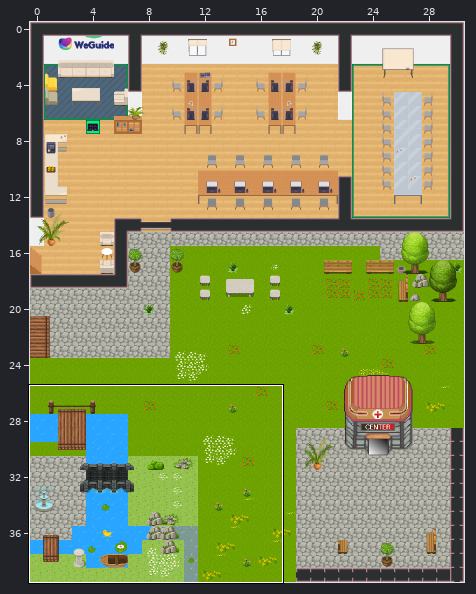
Tiled map (JSON), stored at office.tmj. Above: a wide view before the commit, with the close-up outlined.
Close-up. The starting point:
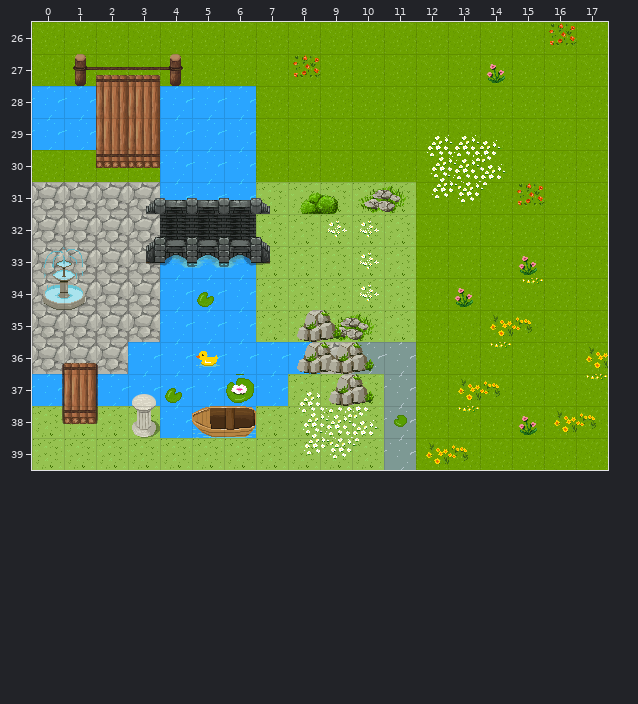
Cells are 32x32 px. Shown: x 0..17, y 26..39. The commit also changed other parts of the map, which this record leaves out.
New version:
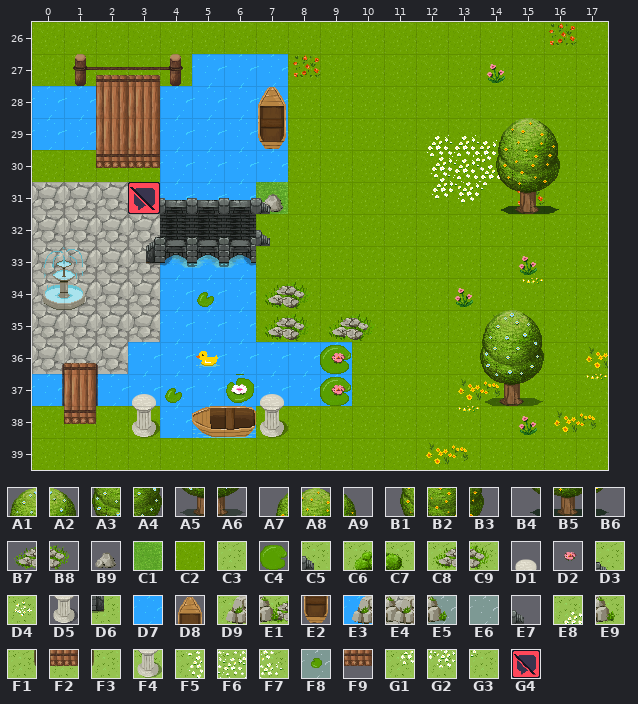
Key: from "WA_Exterior": A1 12, A2 13, A3 37, A4 38, A5 62, A6 63, A7 84, A8 85, A9 86, B1 109, B2 110, B3 111, B4 125, B5 135, B6 136, B7 475, B8 476, B9 480, C1 625, C2 626, C3 628, C4 631, C5 645, C6 646, C7 647, C8 648, C9 649, D1 655, D2 660, D3 670, D4 672, D5 680, D6 695, D7 717, D8 727, D9 746, E1 747, E2 752, E3 771, E4 772, E5 773, E6 774, E7 781, E8 796, E9 798, F1 813, F2 814, F3 815, F4 816, F5 821, F6 822, F7 823, F8 824, F9 833, G1 846, G2 847, G3 848; from "WA_User_Interface": G4 60.
__ is an empty cell, ## one hidden under a higher layer.
Change:
Layer "floor/floor1":
y 36: x 10 __ -> C2
y 37: x 10..11 __ __ -> C2 C2
Layer "floor/floor2":
y 31: x 7 ## -> C1
Layer "walls/walls1":
y 27: x 5..7 C2 C2 C2 -> D7 D7 D7
y 28..30: x 7 C2 -> D7
y 31: x 7..11 C5 C6 C7 C8 C9 -> B9 C2 C2 C2 C2
y 32: x 7..11 D3 C3 D4 D4 C3 -> C2 C2 C2 C2 C2
y 33: x 7..11 D6 C3 C3 D4 C3 -> C2 C2 C2 C2 C2
y 34: x 7..11 C3 C3 C3 D4 C3 -> C2 C2 C2 C2 C2
y 35: x 7..11 C3 D9 E1 C9 C3 -> C2 C2 C2 __ __
y 36: x 8..11 E3 E4 E5 E6 -> D7 D7 __ __
y 37: x 8..11 E8 D9 E9 E6 -> D7 D7 __ __
y 38: x 0..3 F1 F2 F3 F4 -> C2 C2 C2 C2; x 7..11 C3 F5 F6 F7 F8 -> C2 C2 C2 C2 C2
y 39: x 0..11 C3 C3 C3 C3 C3 C3 C3 C3 G1 G2 G3 E6 -> C2 C2 C2 C2 C2 C2 C2 C2 C2 C2 C2 C2
Layer "walls/walls2":
y 28: x 7 __ -> D8
y 29: x 7 __ -> E2
y 31..32: x 7 __ -> E7
y 34: x 7..8 __ __ -> B7 B8
y 35: x 7..10 __ __ __ __ -> B7 B8 B7 B8
y 36: x 9 __ -> C4
y 37: x 7 __ -> D1; x 9 __ -> C4
y 38: x 1 __ -> F9; x 3 __ -> D5; x 7 __ -> D5
Layer "furniture/furniture1":
y 36..37: x 9 __ -> D2
Layer "above/above1":
y 29: x 14..16 __ __ __ -> A7 A8 A9
y 30: x 14..16 __ __ __ -> B1 B2 B3
y 31: x 14..16 __ __ __ -> B4 B5 B6
y 35: x 14..15 __ __ -> A1 A2
y 36: x 14..15 __ __ -> A3 A4
y 37: x 14..15 __ __ -> A5 A6
Layer "above/above2":
y 31: x 3 __ -> G4
Boxes around the changes in both close-ups, in picture pixels (x1, y1, x2, y2):
changed: (32, 54, 416, 470)
added: (496, 118, 560, 214)
added: (480, 310, 544, 406)
